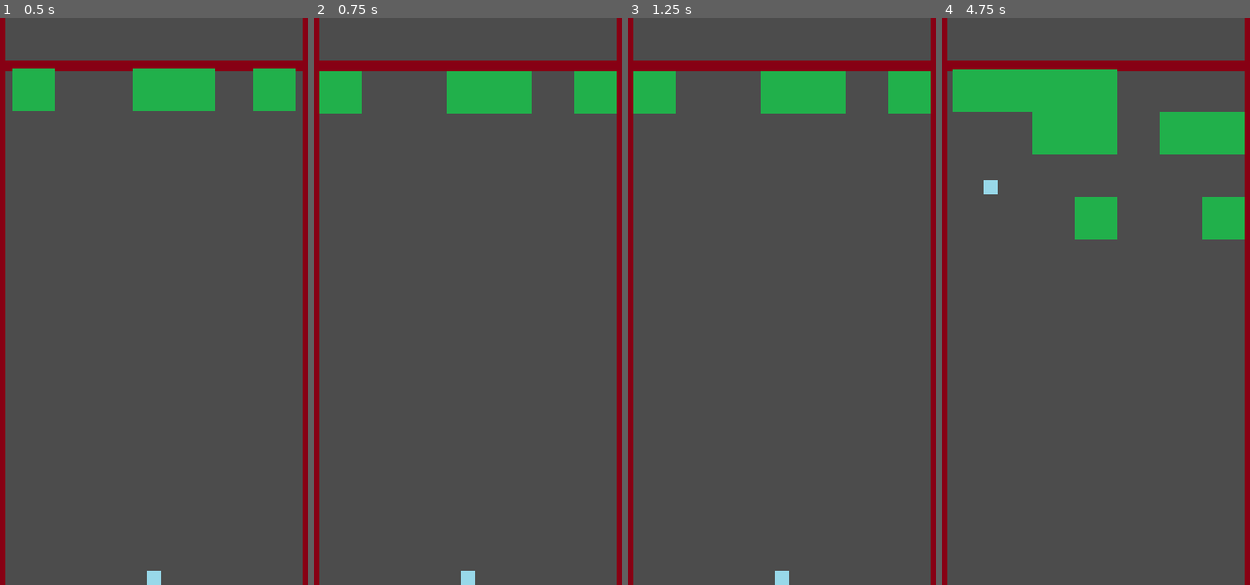
Above: before the commit, frames 1-4 (left to right).
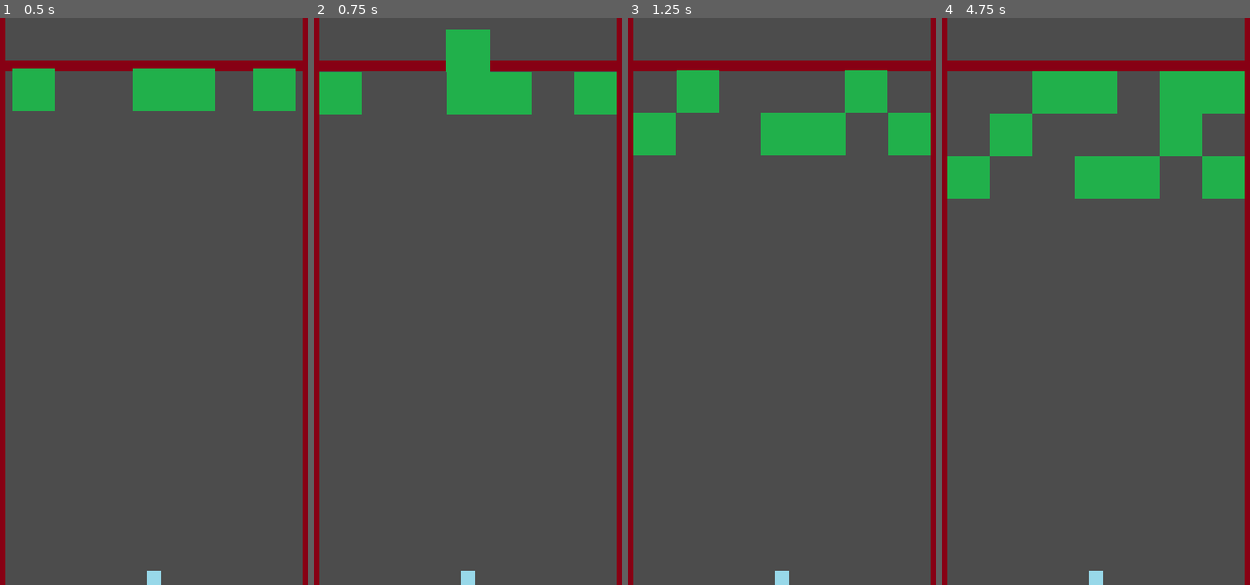
Above: after the commit, the same moments.

Repository: gumballstudios/OneGameAMonth
Game: Godot game, scene res://Test.tscn
Same seed, same stepped clock (60 frames per second), same inputs: the game is played once before the commit and once after it. The project has no main scene, so this scene is started directly.
Inputs (mouse positions are in pixels of both pictures, inside the frame that each line leads up to):
- Up to frame 1 (0.5 s): no input
- Up to frame 2 (0.75 s): move the mouse to (538, 273) at 0.52 s; click (538, 273) at 0.6 s
- Up to frame 3 (1.25 s): no input
- Up to frame 4 (4.75 s): move the mouse to (1031, 329) at 1.27 s; click (1031, 329) at 1.35 s; move the mouse to (1126, 176) at 2.02 s; click (1126, 176) at 2.1 s; move the mouse to (1080, 414) at 2.77 s; click (1080, 414) at 2.85 s; move the mouse to (1191, 386) at 3.52 s; click (1191, 386) at 3.6 s; move the mouse to (1000, 216) at 4.27 s; click (1000, 216) at 4.35 s

Frame 1 is identical in both runs. In frame 2, 1.2% of the frame differs, in the area x 1-99%, y 2-18%; in frame 3, 10%; in frame 4, 14%, in the area x 1-99%, y 9-100%.
Error after the commit: Parse Error: The method "get_global_mouse_position" isn't declared in the current class. (res://Launcher.gd:19)

Commit message:
Multi ball prototype
Added a way to have multiple balls on the field

Diff:
--- a/2018-02/Ball.gd
+++ b/2018-02/Ball.gd
@@ -9,18 +9,7 @@
 
 
 func _ready():
-	set_process_input(false)
 	set_physics_process(false)
-
-
-func _input(event):
-	if event.is_action("fire") && event.is_pressed():
-		var a = global_position
-		var b = get_global_mouse_position()
-		var direction = b - a
-		velocity = direction.normalized() * SPEED
-		set_process_input(false)
-		set_physics_process(true)
 
 
 func _physics_process(delta):
@@ -31,8 +20,7 @@
 	if collision:
 		set_physics_process(false)
 		if collision.collider.is_in_group("Ground"):
-			set_process_input(true)
-			emit_signal("grounded")
+			emit_signal("grounded", self)
 			return
 		elif collision.collider.is_in_group("Block"):
 			collision.collider.queue_free()
@@ -44,3 +32,8 @@
 
 func _on_attack_timeout():
 	set_physics_process(true)
+
+
+func MoveTo(new_position):
+	$Mover.interpolate_property(self, "position", position, new_position, 0.2, Tween.TRANS_QUAD, Tween.EASE_IN_OUT)
+	$Mover.start()
--- a/2018-02/Block.gd
+++ b/2018-02/Block.gd
@@ -9,7 +9,6 @@
 
 func Initialize(column):
 	var startPosition = Vector2((blockSize.x * column), blockSize.y)
-	print("init ", position, " -> ", startPosition)
 	$Mover.interpolate_property(self, "position", position, startPosition, 0.6, Tween.TRANS_QUAD, Tween.EASE_IN_OUT)
 	$Mover.start()
 
--- /dev/null
+++ b/2018-02/Launcher.gd
@@ -0,0 +1,51 @@
+extends Node
+
+
+signal attack_complete
+
+var ball_index = 0
+var caught = 0
+var start_position = Vector2(180, 632)
+var direction
+
+
+func _ready():
+	set_process_input(false)
+
+
+func _input(event):
+	if event.is_action("fire") && event.is_pressed():
+		var a = start_position
+		var b = get_global_mouse_position()
+		direction = (b - a).normalized()
+		set_process_input(false)
+		ball_index = 0
+		caught = 0
+		LaunchBall()
+
+
+func LaunchBall():
+	if ball_index < $BallContainer.get_child_count():
+		var ball = $BallContainer.get_child(ball_index)
+		ball.velocity = direction * ball.SPEED
+		ball.set_physics_process(true)
+		$LaunchTimer.start()
+
+
+func _on_launch_timeout():
+	ball_index += 1
+	LaunchBall()
+
+
+func _on_ball_grounded(ball):
+	if caught == 0:
+		start_position = ball.position
+	caught += 1
+	if caught == $BallContainer.get_child_count():
+		emit_signal("attack_complete")
+		MoveBalls()
+
+
+func MoveBalls():
+	for ball in $BallContainer.get_children():
+		ball.MoveTo(start_position)
--- /dev/null
+++ b/2018-02/Launcher.tscn
@@ -0,0 +1,26 @@
+[gd_scene load_steps=3 format=2]
+
+[ext_resource path="res://Launcher.gd" type="Script" id=1]
+[ext_resource path="res://Ball.tscn" type="PackedScene" id=2]
+
+[node name="Launcher" type="Node2D"]
+
+script = ExtResource( 1 )
+
+[node name="BallContainer" type="Node" parent="." index="0"]
+
+[node name="Ball" parent="BallContainer" index="0" instance=ExtResource( 2 )]
+
+position = Vector2( 180, 632 )
+_sections_unfolded = [ "Collision", "Transform" ]
+
+[node name="LaunchTimer" type="Timer" parent="." index="1"]
+
+process_mode = 1
+wait_time = 0.2
+one_shot = true
+autostart = false
+
+[connection signal="grounded" from="BallContainer/Ball" to="." method="_on_ball_grounded"]
+
+[connection signal="timeout" from="LaunchTimer" to="." method="_on_launch_timeout"]
--- a/2018-02/Test.gd
+++ b/2018-02/Test.gd
@@ -1,20 +1,20 @@
 extends Node
 
 
+func _ready():
+	for i in range(3):
+		$Grid.ProcessRound()
+		$MoveTimer.start()
+		yield($MoveTimer, "timeout")
 
-
-func _ready():
-	RunRound()
-
-func RunRound():
-	$Grid.ProcessRound()
-	$MoveTimer.start()
+	$Launcher.set_process_input(true)
+	$MoveTimer.connect("timeout", self, "_on_move_timeout")
 
 
 func _on_move_timeout():
-	$Ball.set_process_input(true)
+	$Launcher.set_process_input(true)
 
 
-func _on_ball_grounded():
+func _on_attack_complete():
 	$Grid.ProcessRound()
 	$MoveTimer.start()
--- a/2018-02/Test.tscn
+++ b/2018-02/Test.tscn
@@ -3,7 +3,7 @@
 [ext_resource path="res://Test.gd" type="Script" id=1]
 [ext_resource path="res://Wall.tscn" type="PackedScene" id=2]
 [ext_resource path="res://Grid.tscn" type="PackedScene" id=3]
-[ext_resource path="res://Ball.tscn" type="PackedScene" id=4]
+[ext_resource path="res://Launcher.tscn" type="PackedScene" id=4]
 
 [sub_resource type="RectangleShape2D" id=1]
 
@@ -13,19 +13,12 @@
 [node name="Test" type="Node" index="0"]
 
 script = ExtResource( 1 )
-__meta__ = {
-"_edit_horizontal_guides_": [  ],
-"_edit_vertical_guides_": [  ]
-}
 
 [node name="Wall" parent="." index="0" instance=ExtResource( 2 )]
 
 [node name="Grid" parent="." index="1" instance=ExtResource( 3 )]
 
-[node name="Ball" parent="." index="2" instance=ExtResource( 4 )]
-
-position = Vector2( 180, 632 )
-_sections_unfolded = [ "Collision", "Transform" ]
+[node name="Launcher" parent="." index="2" instance=ExtResource( 4 )]
 
 [node name="StaticBody2D" type="StaticBody2D" parent="." index="3" groups=[
 "Ground",
@@ -54,6 +47,4 @@
 one_shot = true
 autostart = false
 
-[connection signal="grounded" from="Ball" to="." method="_on_ball_grounded"]
-
-[connection signal="timeout" from="MoveTimer" to="." method="_on_move_timeout"]
+[connection signal="attack_complete" from="Launcher" to="." method="_on_attack_complete"]
